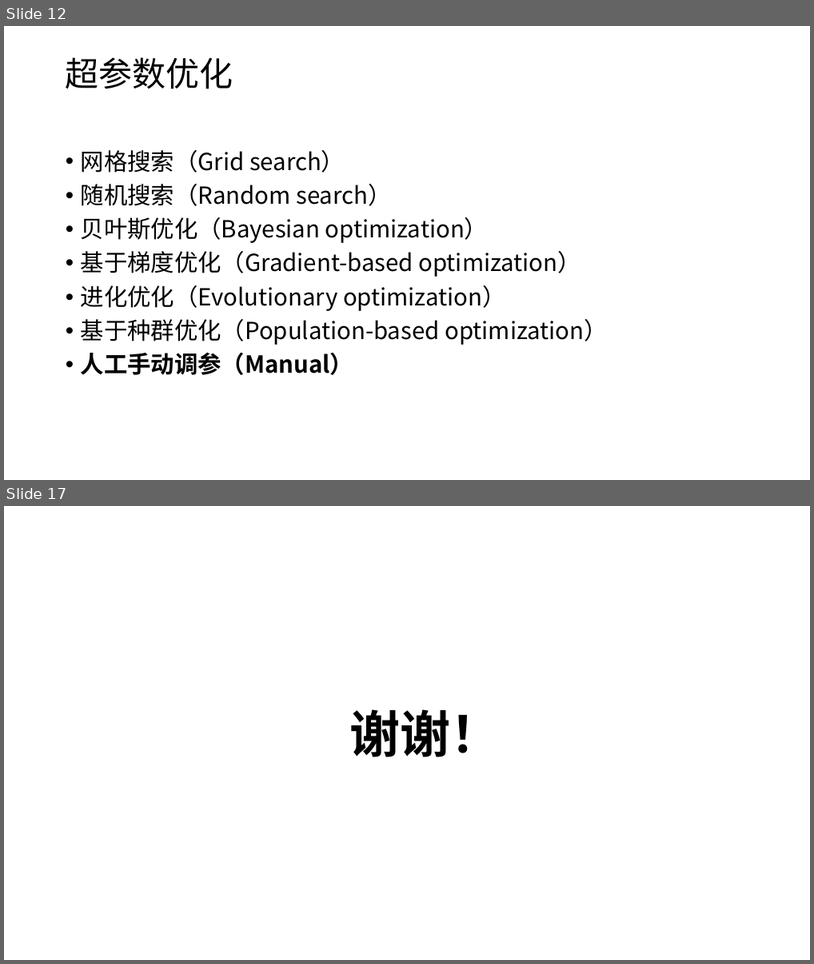
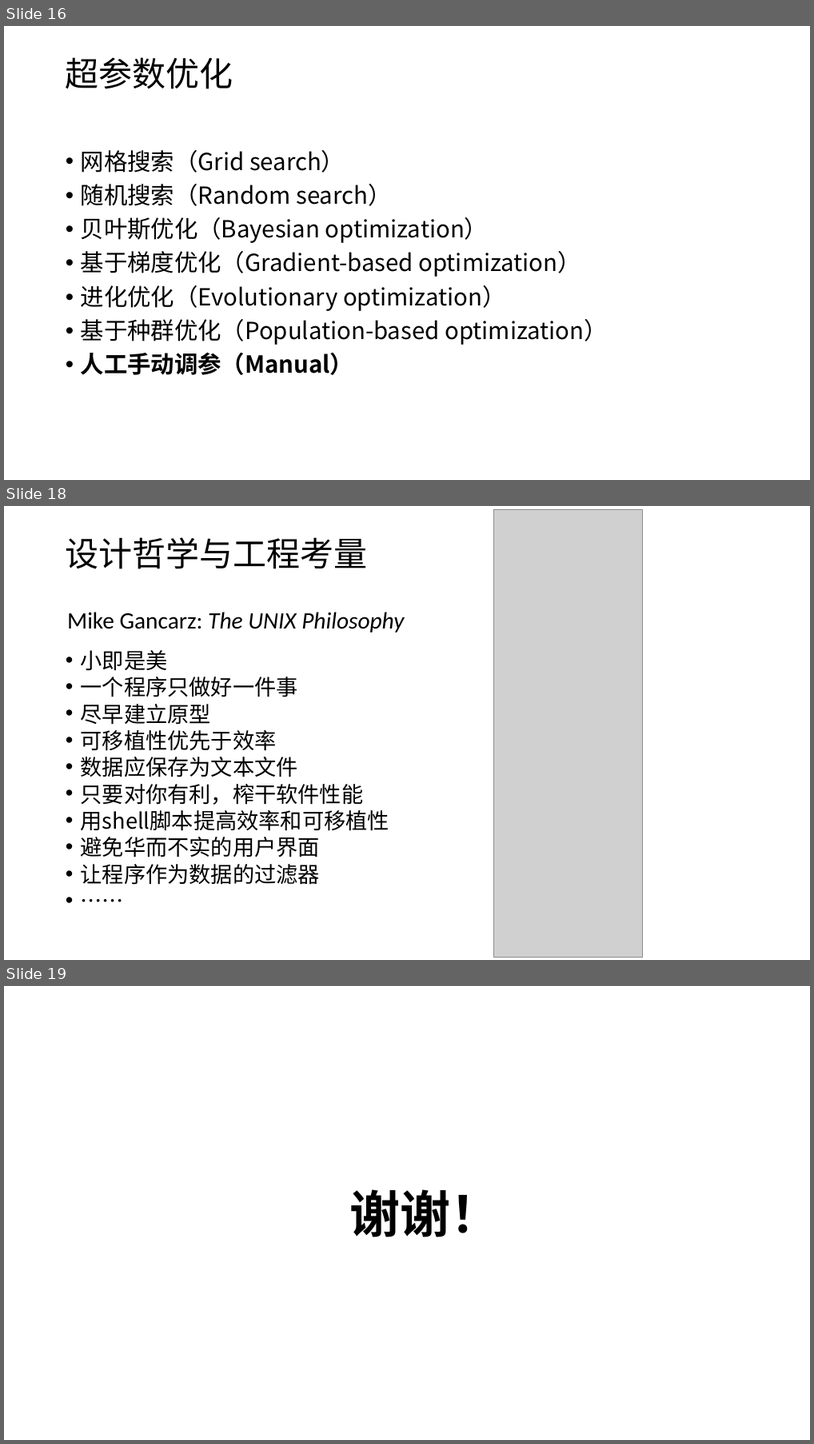
Before and after one commit to Hansimov/neural-network-2019, a slide deck: hw2/118039910141-于泽汉-hw2.pptx. Shown one above the other, each under a label of ours: slides 12 and 17 before the commit, slides 16, 18 and 19 after it; the slides between them are not shown. The pictures are 814x964 and 814x1444 pixels, drawn with LibreOffice and Linux fonts; fonts in the diff are those of the drawing; grey boxes stand for pictures. Boxes give left, top, right and bottom in pixels: in the first picture for what was removed or moved away, otherwise in the second. Text is boxed around its words. In the diff, an @@ line names an element or a change of style, - is before the commit and + after.

Commit message:
+ Finish hw2 with ppt

```diff
--- a/hw2/118039910141-于泽汉-hw2.pptx
+++ b/hw2/118039910141-于泽汉-hw2.pptx
@@ slide 18 added at (x1=4, y1=506, x2=810, y2=960), background #FFFFFF @@
@@ picture added at (x1=494, y1=509, x2=642, y2=956) @@
@@ title added at (x1=66, y1=537, x2=368, y2=569), 40 pt, text #000000 @@
+设计哲学与工程考量
@@ text added at (x1=67, y1=612, x2=404, y2=632), 28 pt, text #000000, italic @@
+Mike Gancarz: The UNIX Philosophy
@@ text added at (x1=81, y1=650, x2=390, y2=884), 25.9 pt, text #000000 @@
+• 小即是美
+• 一个程序只做好一件事
+• 尽早建立原型
+• 可移植性优先于效率
+• 数据应保存为文本文件
+• 只要对你有利，榨干软件性能
+• 用shell脚本提高效率和可移植性
+• 避免华而不实的用户界面
+• 让程序作为数据的过滤器
+• ……
@@ what was slide 12 is now slide 16 @@
@@ what was slide 17 is now slide 19 @@
```
Also in this commit, not shown: 1 slide changed, 1 other slide added, 3 other files.
